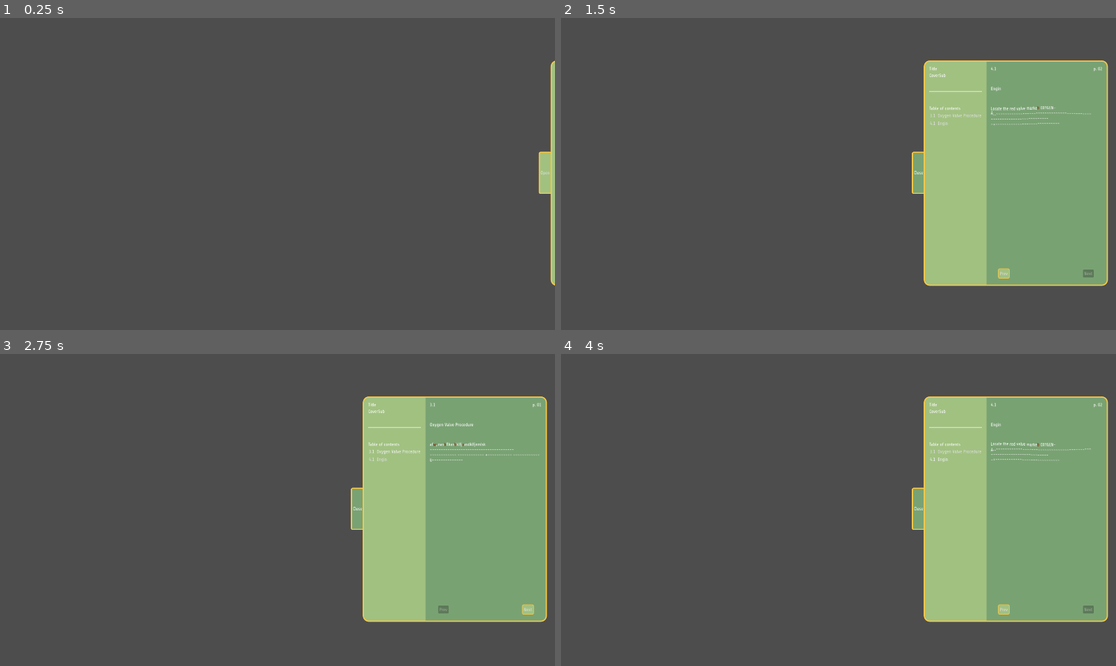
Above: before the commit, frames 1-4 (two rows, left to right).
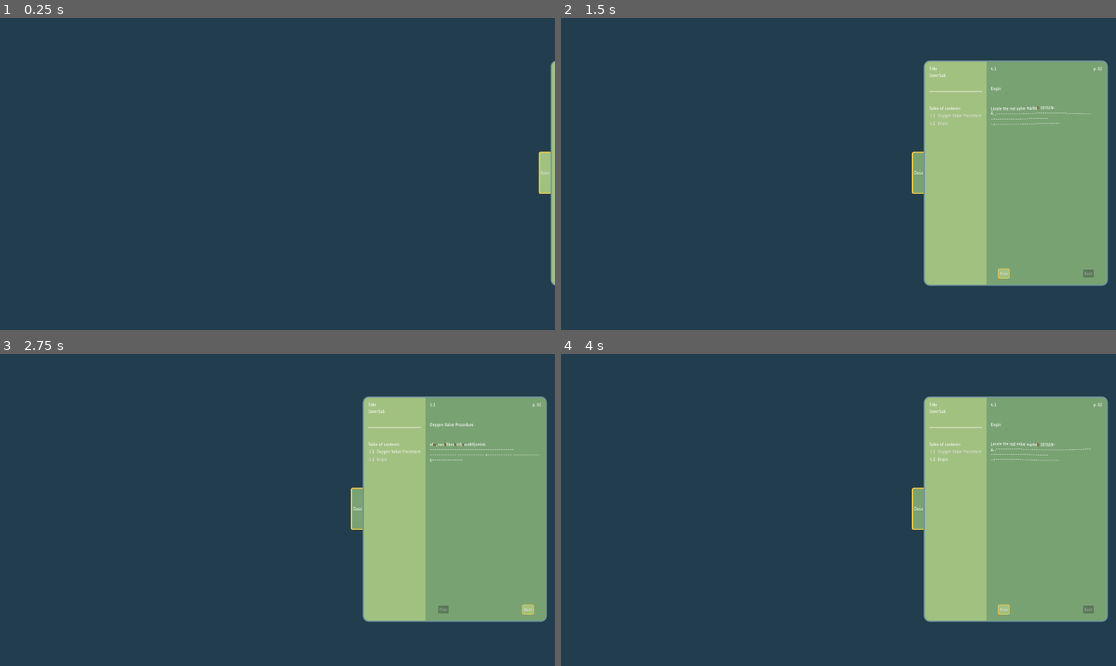
Above: after the commit, the same moments.

Repository: xxPigelxx/spacewrecked
Game: Godot game, scene res://Main.tscn
Two runs of this game, one before a commit and one after it. Both use one fixed random seed, a clock stepped at 60 frames per second and the inputs below. Before the commit the project starts from res://test.tscn.
Inputs:
- Up to frame 1 (0.25 s): no input
- Up to frame 2 (1.5 s): click "Open" at 0.5 s; click "Next" at 1.25 s
- Up to frame 3 (2.75 s): click "3.1 Oxygen Valve Procedure" at 2 s
- Up to frame 4 (4 s): click "Next" at 2.75 s; click "4.1 Engin" at 3.5 s

The runs differ from the first frame. In frame 1, 99% of the frame differs, in the area x 0-100%, y 0-100%; in frame 2, 76%; in frame 3, 76%; in frame 4, 76%.

Commit message:
renamedd to mainn
stuff

Diff:
--- a/test.tscn
+++ b/Main.tscn
@@ -4,6 +4,13 @@
 
 [node name="Test" type="Node2D" unique_id=718658350]
 
+[node name="ColorRect" type="ColorRect" parent="." unique_id=1130609188]
+offset_left = -261.0
+offset_top = -156.0
+offset_right = 2171.0
+offset_bottom = 1270.0
+color = Color(0.13333334, 0.23921569, 0.3019608, 1)
+
 [node name="Camera2D" type="Camera2D" parent="." unique_id=2020148230]
 position = Vector2(957, 543)
 
--- a/Manual.tscn
+++ b/Manual.tscn
@@ -79,7 +79,7 @@
 border_width_left = 4
 border_width_top = 4
 border_width_bottom = 4
-border_color = Color(0.9882353, 0.7921569, 0.27450982, 1)
+border_color = Color(0.4366366, 0.575094, 0.6234902, 1)
 corner_radius_top_left = 20
 corner_radius_bottom_left = 20
 
@@ -97,7 +97,7 @@
 border_width_top = 4
 border_width_right = 4
 border_width_bottom = 4
-border_color = Color(0.9882353, 0.7921569, 0.27450982, 1)
+border_color = Color(0.43529412, 0.5764706, 0.62352943, 1)
 corner_radius_top_right = 20
 corner_radius_bottom_right = 20
 
--- a/project.godot
+++ b/project.godot
@@ -11,7 +11,7 @@
 [application]
 
 config/name="Spacewrecked"
-run/main_scene="res://test.tscn"
+run/main_scene="res://Main.tscn"
 config/features=PackedStringArray("4.6", "Forward Plus")
 config/icon="res://icon.svg"
 
